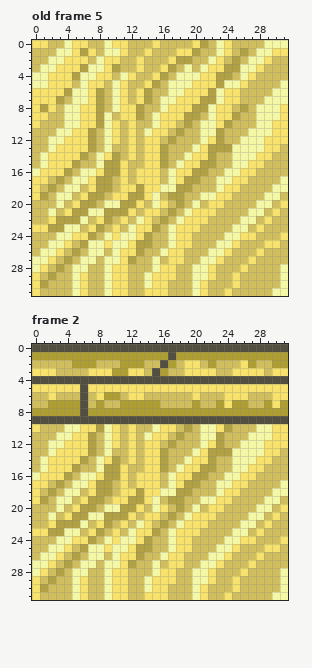
Pixel-art file: sprites/decors/objects/sandbox.ase. That is the earlier state.
32x32 pixels, 9 frames. Shown: old frame 5, frame 2. The commit also changed other frames, which this record leaves out.
And afterwards:
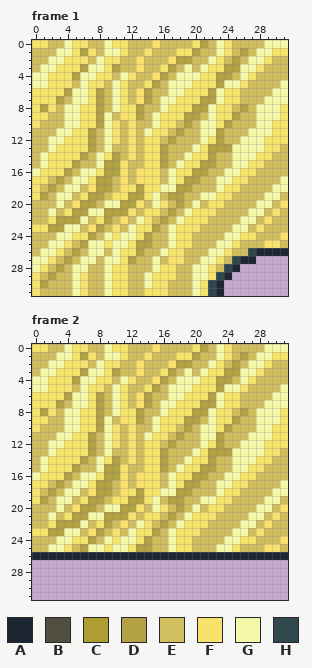
Palette (. is transparent): A #1b2632  B #524f40  C #ad9d33  D #b1a044  E #d1bf5f  F #f7e26b  G #f4f8a6  H #2f484e
A new or re-ordered frame is compared with the old frame closest to it.
The exact change:
frames re-ordered
--- frame 1 against old frame 5
@@ x 20..31 @@
 25 EEEGGFEEEFFE
-26 EEGGFEEEFEEE
-27 EGGFEEEFEEEE
-28 GGFEEEFEEEEG
-29 GGFEEFEEEEEG
-30 GFEEEFEEEEEG
-31 GFEEFEEEEEGG
+26 EEGGFEEHAAAA
+27 EGGFEHAA....
+28 GGFEHA......
+29 GGFHA.......
+30 GFHA........
+31 GFHA........
--- frame 2
@@ x 0..31 @@
- 0 BBBBBBBBBBBBBBBBBBBBBBBBBBBBBBBB
- 1 CCCCCCCCCCCCCCCCCBCCCCCCCCCCCCCC
- 2 EEEEECCCEEECCCEEBCEFFECEEEFCEECC
- 3 FFFEEEEFFFCCFFEBCEEFFFFEEFFFFEFF
- 4 BBBBBBBBBBBBBBBBBBBBBBBBBBBBBBBB
- 5 FFFFFFBFFFFFFFFFFFFFFFFFFFFFFFFF
- 6 EEFEEEBEFCCEFFEEEEEEFEEEFFFEEEFF
- 7 EECCCCBECEECCCCCEEEECEECFCCEECFC
- 8 CCCCCCBCCCCCCCCCCCCCCCCCCCCCCCCC
- 9 BBBBBBBBBBBBBBBBBBBBBBBBBBBBBBBB
+ 0 FFEEGFFEEGFFEEEFEEEEFDEGFEEEEGGG
+ 1 EEEGGFDFEGGFEEFEEEFFDEEGFEDEGGFF
+ 2 EEGGFFFEGFFEEFEEEFDDEEGFEDEGGFEE
+ 3 EGGFFFDGGFDEEFEEFDEGEGFFDDGGFEEE
+ 4 GGFFFDGGFFEGFEEFDEGGGFFDDEGFEEEE
+ 5 GGFFFEGFFEGFEEFDEGGGFFFDGGFEEEEG
+ 6 FFFFDGGFDEGFEFDEEGGFFFDGFFEEEEGG
+ 7 FFFDEGGFDEGFEFDEGGFFFDDGFFEEEGGG
+ 8 FDFEGGFFDEGFFDEEGFFFDDGFFEDEGGGF
+ 9 FFEEGGFFDGEFFDEGFFFDDEGFFDEEGGGF
 10 FEEEGGFFDGFEFEEGFFEDEGGFDEEEGGFF
@@ x 0..31 @@
 25 EEGGFEDGGFGGFDDEEGFFEEEGGFEEEFFE
-26 EGGFEDEGGEGFFDEEGFFEEEGGFEEEFEEE
-27 GGFEDEGGEGGFDEEGEFFEEGGFEEEFEEEE
-28 GFEDEGGEEGFFEEEGFFEEGGFEEEFEEEEG
-29 FEDEEGFEEGFFEEGFFFEEGGFEEFEEEEEG
-30 FDEEEGFEEGFFEEGFFEEEGFEEEFEEEEEG
-31 FEEEEGFEEGFFEEFFFEEEGFEEFEEEEEGG
+26 AAAAAAAAAAAAAAAAAAAAAAAAAAAAAAAA
+27 ................................
+28 ................................
+29 ................................
+30 ................................
+31 ................................
Pixel boxes of the changes (left, top, right, bottom) in both pictures:
changed: (208, 248, 288, 296)
changed: (32, 344, 288, 424)
changed: (32, 552, 288, 600)
